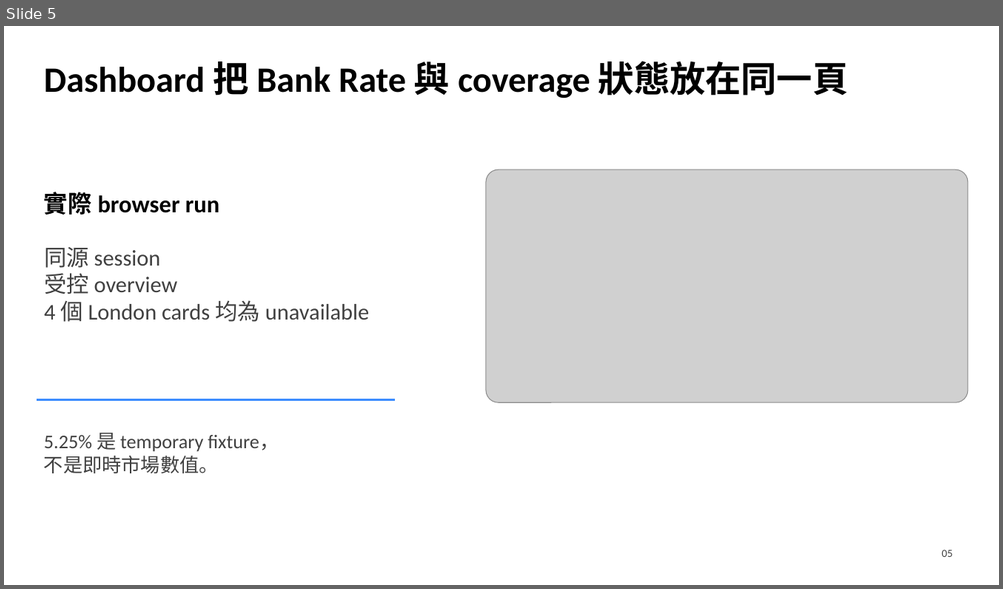
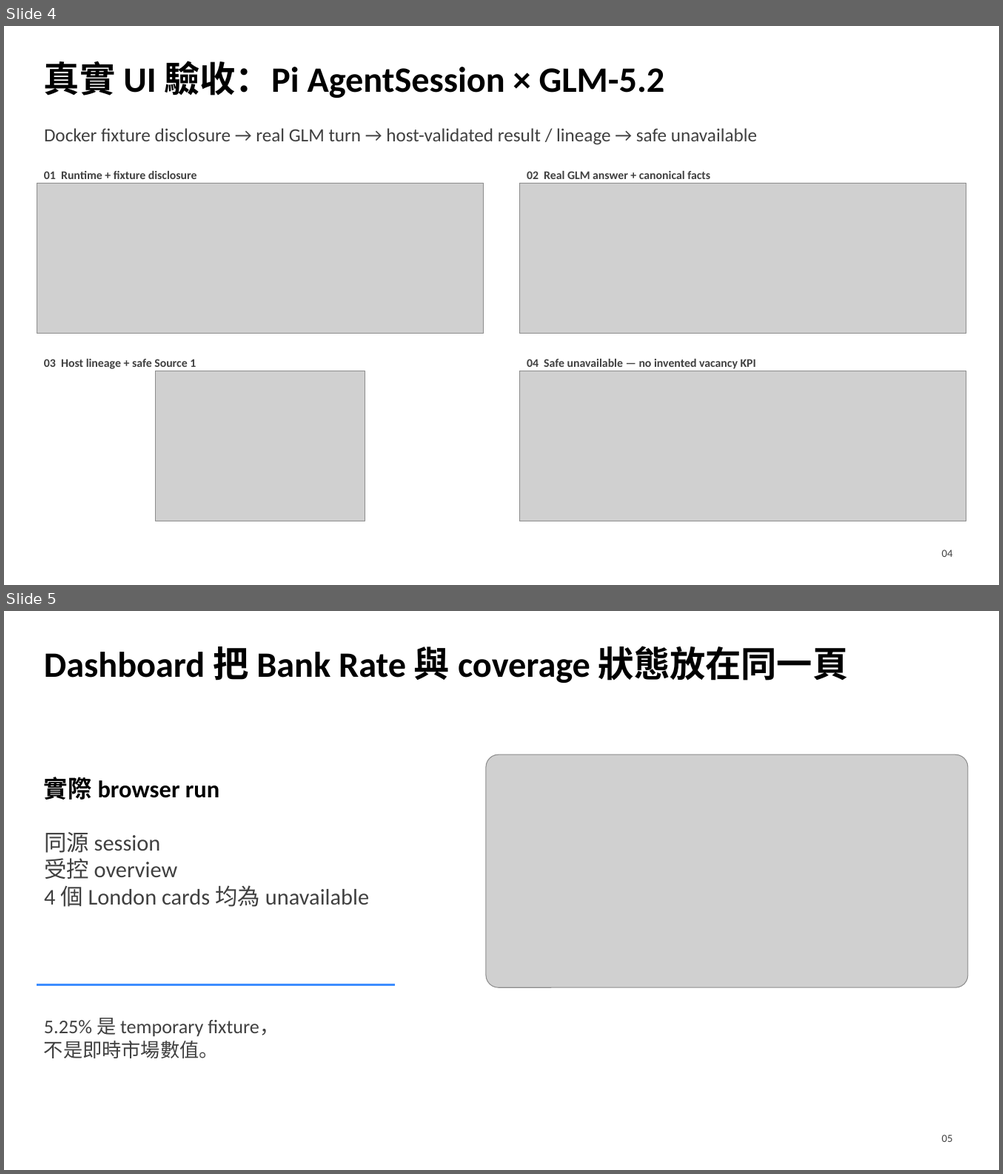
Before and after one commit to ricoyudog/london_real_estate, a slide deck: docs/London-Market-Desk-Architecture-and-Demo-2026-08-02.pptx. Shown one above the other, each under a label of ours: slide 5 before the commit, slides 4 and 5 after it. The pictures are 1003x589 and 1003x1174 pixels, drawn with LibreOffice and Linux fonts; fonts in the diff are those of the drawing; grey boxes stand for pictures. Boxes give left, top, right and bottom in pixels: in the first picture for what was removed or moved away, otherwise in the second. Text is boxed around its words. In the diff, an @@ line names an element or a change of style, - is before the commit and + after.

Commit message:
docs(demo): refresh real GLM UI evidence

```diff
--- a/docs/London-Market-Desk-Architecture-and-Demo-2026-08-02.pptx
+++ b/docs/London-Market-Desk-Architecture-and-Demo-2026-08-02.pptx
@@ slide 4 added at [4,26,999,585], background #FFFFFF @@
@@ text added at [44,61,665,99], 34.5 pt, text #000000, bold @@
+真實 UI 驗收：Pi AgentSession × GLM-5.2
@@ text added at [44,128,757,145], 18 pt, text #404040 @@
+Docker fixture disclosure → real GLM turn → host-validated result / lineage → safe unavailable
@@ text added at [44,171,197,179], 11.2 pt, text #404040, bold @@
+01 Runtime + fixture disclosure
@@ text added at [526,171,710,179], 11.2 pt, text #404040, bold @@
+02 Real GLM answer + canonical facts
@@ picture added at [37,183,484,333] @@
@@ picture added at [520,183,967,333] @@
@@ text added at [44,359,196,369], 11.2 pt, text #404040, bold @@
+03 Host lineage + safe Source 1
@@ picture added at [156,371,364,521] @@
@@ picture added at [520,371,967,521] @@
@@ text added at [526,359,756,369], 11.2 pt, text #404040, bold @@
+04 Safe unavailable — no invented vacancy KPI
@@ text added at [942,550,953,557], 10.5 pt, text #404040 @@
+04
```
Also in this commit, not shown: 1 slide removed, 7 other files.
